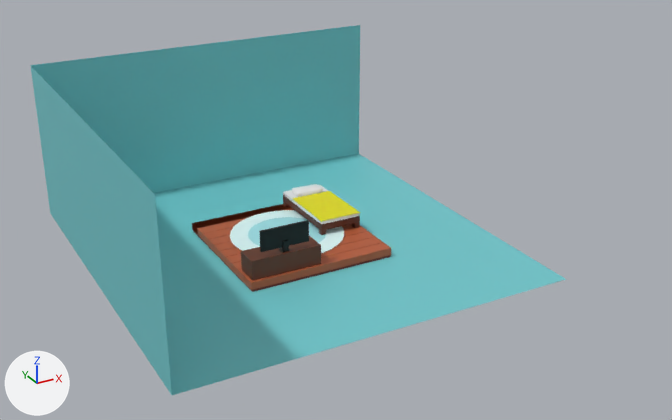
The glTF model src/models/scene.gltf as it was, and as the next commit left it.
Before and after are seen from a 50 mm camera at (-15.0, -31.3, 16.6) aimed at (3.5, 2.4, -0.2). Arrows for +X, +Y and +Z are at lower left; the lights stay in place. Where no turn or scale is listed for an object, it has been applied to the vertices. Vertices at the same position are counted once.
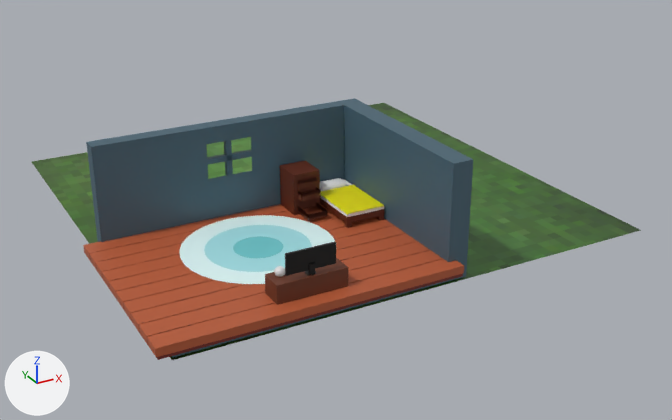
Boxes [x1, y1, x2, y2] around the edits, measured in the pictures (672 x 420 px; the box of a moved part takes in the faces that stretch with it):
'Cube.007', deleted (cyan)
    before: [30, 25, 566, 395]
'Cube.005', reshaped, moved, rescaled (661% wider, 688% taller)
    before: [259, 220, 309, 252]
    after: [86, 98, 473, 357]
'flooring', added
    after: [83, 204, 464, 357]
'Plane.001', reshaped, moved, rescaled
    before: [193, 231, 391, 292]
    after: [32, 103, 641, 360]
'pctable', added (brown)
    after: [265, 258, 349, 305]
'commodino', added (brown)
    after: [280, 160, 327, 220]
'pcframe', added (black)
    after: [285, 242, 336, 276]
'underthefloor', added (red)
    after: [156, 274, 463, 360]
'bedbottom', moved
    before: [283, 195, 360, 231]
    after: [320, 198, 384, 224]
'bedtop', moved
    before: [283, 185, 360, 224]
    after: [320, 179, 384, 217]
'Icosphere', added
    after: [274, 266, 285, 277]
part 2 of me_cube_002, moved or reshaped
    before: [192, 204, 391, 290]
    after: [83, 204, 464, 357]
part 3 of me_plane_004, moved or reshaped
    before: [193, 231, 391, 292]
    after: [156, 274, 463, 360]
'carpet', unchanged, uncovered by the edit
    before: [230, 210, 344, 253]
    after: [179, 215, 335, 284]

Diff of the bpy script that builds the scene:
```diff
--- a/src/models/scene.gltf.py
+++ b/src/models/scene.gltf.py
@@ me_cube_010 @@
-me_cube_010.from_pydata(...)  # 8 vertices, 12 faces; spans x -1.0..1.0, y -0.05..0.05, z -0.42..0.42
-me_cube_010.materials.append(mat_screen)  # black #000000
+me_cube_010.from_pydata(...)  # 22 vertices, 36 faces; spans x -1.0..1.16, y -1.0..1.16, z -1.16..1.0
+# me_cube_010 part 1: the whole mesh is rebuilt
+me_cube_010.materials.append(mat_material_001)  # dark blue #466372
@@ me_cube_002 @@
 me_cube_002.from_pydata(...)  # 80 vertices, 120 faces; spans x -3.05..3.05, y -3.05..3.05, z -0.15..0.15
+# me_cube_002 part 2: the whole mesh is multiplied about its middle by the matrix ((2.016, 0.0, 0.0), (0.0, 1.45, 0.0), (0.0, 0.0, 1.112))
 me_cube_002.materials.append(mat_material)
@@ me_plane_004 @@
 me_plane_004.from_pydata(...)  # 8 vertices, 12 faces; spans x -3.03..3.03, y -3.03..3.03, z -0.08..0.08
-me_plane_004.vertices[0].co = (-3.03, -3.03, 0.08)
-me_plane_004.vertices[1].co = (3.03, -3.03, 0.08)
-me_plane_004.vertices[2].co = (-3.03, 3.03, 0.08)
-me_plane_004.vertices[3].co = (3.03, 3.03, 0.08)
-me_plane_004.vertices[4].co = (-3.03, -3.03, -0.08)
-me_plane_004.vertices[5].co = (3.03, -3.03, -0.08)
-me_plane_004.vertices[6].co = (-3.03, 3.03, -0.08)
-me_plane_004.vertices[7].co = (3.03, 3.03, -0.08)
+# me_plane_004 part 3
+me_plane_004.vertices[0].co = (-6.11, -4.4, 0.08)
+me_plane_004.vertices[1].co = (6.11, -4.4, 0.08)
+me_plane_004.vertices[2].co = (-6.11, 4.4, 0.08)
+me_plane_004.vertices[3].co = (6.11, 4.4, 0.08)
+me_plane_004.vertices[4].co = (-6.11, -4.4, -0.08)
+me_plane_004.vertices[5].co = (6.11, -4.4, -0.08)
+me_plane_004.vertices[6].co = (-6.11, 4.4, -0.08)
+me_plane_004.vertices[7].co = (6.11, 4.4, -0.08)
 me_plane_004.materials.append(mat_material_004)
@@ me_cube_015 @@
+me_cube_015.from_pydata(...)  # a box spanning x -1.0..1.0, y -1.0..1.0, z -1.0..1.0
+me_cube_015.materials.append(mat_material_001)  # dark blue #466372
@@ me_cube_014 @@
+me_cube_014 = me_cube_015.copy(); me_cube_014.name = 'Cube.014'
@@ me_plane_001 @@
+me_plane_001.from_pydata(...)  # 4 vertices, 2 faces; spans x -1.0..1.0, y -1.0..1.0, z 0.0
+me_plane_001.materials.append(mat_grass)  # picture img_grass
@@ me_cube_010_1 @@
+me_cube_010_1.from_pydata([(-1.0, -0.05, -0.42), (-1.0, -0.05, 0.42), (-1.0, 0.05, -0.42), (-1.0, 0.05, 0.42), (1.0, -0.05, -0.42), (1.0, -0.05, 0.42), (1.0, 0.05, -0.42), (1.0, 0.05, 0.42)], [], [(0, 1, 3), (0, 3, 2), (6, 7, 5), (6, 5, 4), (4, 5, 1), (4, 1, 0), (2, 6, 4), (2, 4, 0), (7, 3, 1), (7, 1, 5)])
+me_cube_010_1.materials.append(mat_screen)  # black #000000
@@ ob_bedbottom @@
 ob_bedbottom = bpy.data.objects.new('bedbottom', me_cube_005)
-ob_bedbottom.location = (2.03, 1.09, 0.68)
+ob_bedbottom.location = (3.31, 1.21, 0.68)
@@ ob_bedtop @@
 ob_bedtop = bpy.data.objects.new('bedtop', me_cube_006)
-ob_bedtop.location = (2.03, 1.09, 0.89)
+ob_bedtop.location = (3.31, 1.21, 0.89)
@@ ob_cube_004 @@
-ob_cube_004 = bpy.data.objects.new('Cube.004', me_cube_009)
+ob_cube_004 = bpy.data.objects.new('Cube.004', me_cube_015)
 ob_cube_004.location = (-1.5, -2.32, 0.61)
@@ ob_cube_005 @@
 ob_cube_005 = bpy.data.objects.new('Cube.005', me_cube_010)
-ob_cube_005.location = (-1.48, -2.69, 1.72)
+ob_cube_005.location = (-1.33, -1.1, 2.12)
+ob_cube_005.scale = (5.61, 4.12, 2.28)
@@ ob_cube_007 @@
-ob_cube_007 = bpy.data.objects.new('Cube.007', me_cube)
@@ ob_cube_002 @@
-ob_cube_002 = bpy.data.objects.new('Cube.002', me_cube_002)
+ob_cube_002 = bpy.data.objects.new('Cube.002', me_cube_014)
 ob_cube_002.location = (-0.01, 0.01, 0.15)
@@ ob_plane_001 @@
-ob_plane_001 = bpy.data.objects.new('Plane.001', me_plane_004)
-ob_plane_001.location = (0.0, 0.0, -0.03)
+ob_plane_001 = bpy.data.objects.new('Plane.001', me_plane_001)
+ob_plane_001.location = (3.78, 5.49, -0.58)
+ob_plane_001.scale = (10.8, 10.8, 10.8)
@@ ob_underthefloor @@
+ob_underthefloor = bpy.data.objects.new('underthefloor', me_plane_004)
+ob_underthefloor.location = (-1.49, -1.33, -0.04)
@@ ob_flooring @@
+ob_flooring = bpy.data.objects.new('flooring', me_cube_002)
+ob_flooring.location = (-1.5, -1.31, 0.16)
@@ ob_pcframe @@
+ob_pcframe = bpy.data.objects.new('pcframe', me_cube_010_1)
+ob_pcframe.location = (-1.48, -4.83, 1.72)
@@ ob_pctable @@
+ob_pctable = bpy.data.objects.new('pctable', me_cube_009)
+ob_pctable.location = (-1.5, -4.45, 0.61)
@@ ob_icosphere @@
+ob_icosphere = bpy.data.objects.new('Icosphere', me_icosphere)  # an icosphere of 80 faces spanning x -0.198..0.198, y -0.209..0.209, z -0.209..0.209; in mat_material_002 (white #e7e7e7)
+ob_icosphere.location = (-2.49, -4.36, 1.23)
@@ ob_commodino @@
+ob_commodino = bpy.data.objects.new('commodino', me_cube_013)  # 54 vertices, 104 faces; spans x -0.62..0.62, y -1.69..0.68, z -1.0..1.0; in mat_bed_wood (brown #5d2611)
+ob_commodino.location = (1.68, 2.32, 1.18)
```
